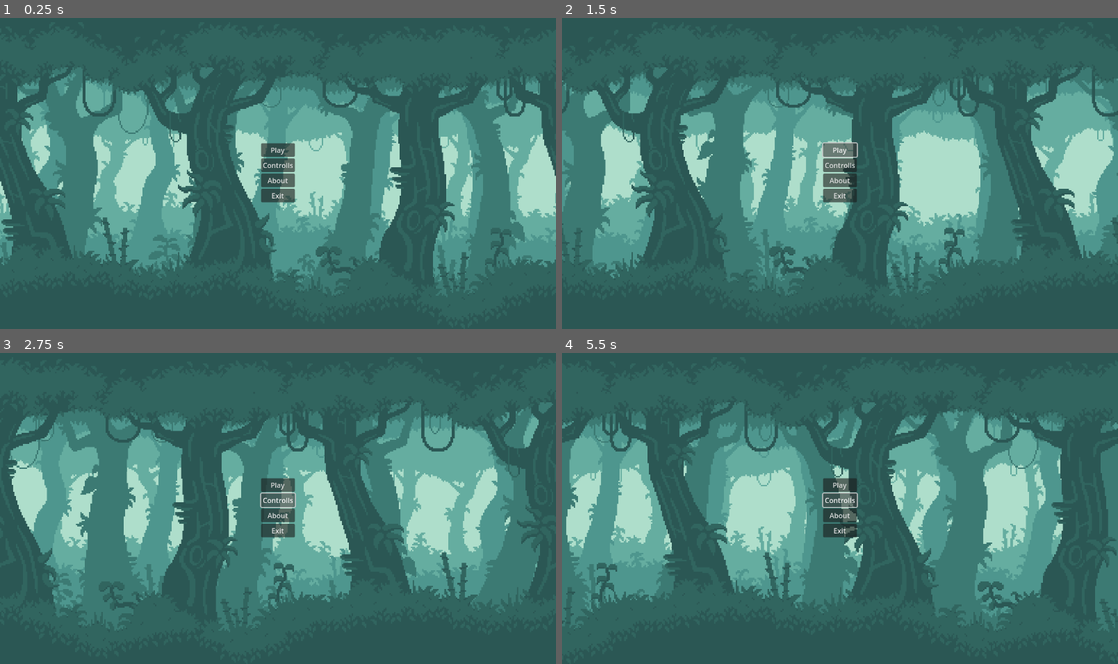
Above: before the commit, frames 1-4 (two rows, left to right).
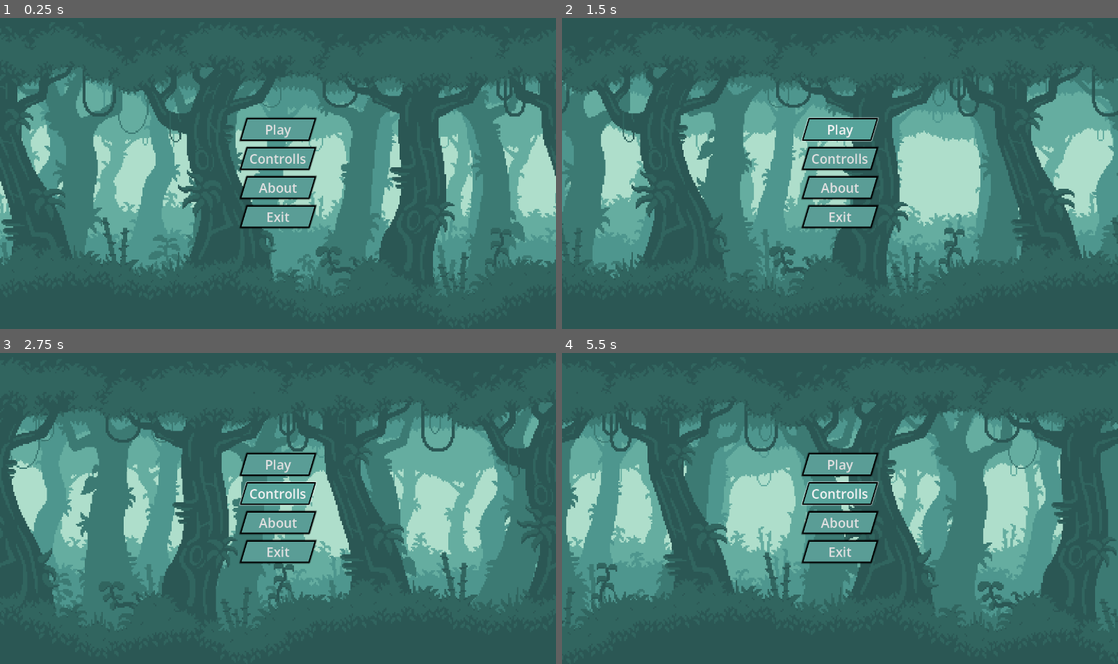
Above: after the commit, the same moments.

Repository: ParmarManthanrajsinh/Godot_4_game_Pookie_Fighters
Game: Godot game, scene res://scene/main_menu.tscn
Two runs of this game, one before a commit and one after it. Both use one fixed random seed, a clock stepped at 60 frames per second and the inputs below.
Inputs:
- Up to frame 1 (0.25 s): no input
- Up to frame 2 (1.5 s): click "Play" at 0.5 s; click "Play" at 1.25 s
- Up to frame 3 (2.75 s): click "Controlls" at 2 s
- Up to frame 4 (5.5 s): click "Controlls" at 2.75 s; click "Play" at 3.5 s; click "Controlls" at 4.25 s

The runs differ from the first frame. In frame 1, 3.1% of the frame differs, in the area x 43-57%, y 31-68%; in frame 2, 3.2%; in frame 3, 3.2%; in frame 4, 3.8%.

Commit message:
added button theme

Diff:
--- /dev/null
+++ b/Themes/button_theme.tres
@@ -0,0 +1,47 @@
+[gd_resource type="Theme" load_steps=5 format=3 uid="uid://c5mk51k51gcl3"]
+
+[sub_resource type="StyleBoxEmpty" id="StyleBoxEmpty_doot8"]
+
+[sub_resource type="StyleBoxFlat" id="StyleBoxFlat_s3l0h"]
+bg_color = Color(0.341176, 0.639216, 0.603922, 1)
+skew = Vector2(0.3, 0)
+border_width_left = 3
+border_width_top = 3
+border_width_right = 3
+border_width_bottom = 3
+border_color = Color(0, 0, 0, 1)
+expand_margin_top = 2.0
+expand_margin_bottom = 2.0
+shadow_color = Color(1, 1, 1, 0.6)
+shadow_size = 3
+
+[sub_resource type="StyleBoxFlat" id="StyleBoxFlat_8c5ar"]
+bg_color = Color(0.352941, 0.615686, 0.588235, 1)
+skew = Vector2(0.3, 0)
+border_width_left = 3
+border_width_top = 3
+border_width_right = 3
+border_width_bottom = 3
+border_color = Color(0, 0, 0, 1)
+expand_margin_top = 2.0
+expand_margin_bottom = 2.0
+shadow_size = 3
+
+[sub_resource type="StyleBoxFlat" id="StyleBoxFlat_fben6"]
+bg_color = Color(0.168627, 0.341176, 0.329412, 1)
+skew = Vector2(0.3, 0)
+border_width_left = 3
+border_width_top = 3
+border_width_right = 3
+border_width_bottom = 3
+border_color = Color(0, 0, 0, 1)
+expand_margin_top = 2.0
+expand_margin_bottom = 2.0
+shadow_size = 3
+
+[resource]
+Button/font_sizes/font_size = 30
+Button/styles/focus = SubResource("StyleBoxEmpty_doot8")
+Button/styles/hover = SubResource("StyleBoxFlat_s3l0h")
+Button/styles/normal = SubResource("StyleBoxFlat_8c5ar")
+Button/styles/pressed = SubResource("StyleBoxFlat_fben6")
--- a/scene/main_menu.tscn
+++ b/scene/main_menu.tscn
@@ -6,6 +6,7 @@
 [ext_resource type="Texture2D" uid="uid://bmslvodpinybx" path="res://Asset/parallax background/plx-3.png" id="3_klq86"]
 [ext_resource type="Texture2D" uid="uid://qq4hkvbsdeqm" path="res://Asset/parallax background/plx-4.png" id="4_x0ra4"]
 [ext_resource type="Texture2D" uid="uid://cugdcqkndv1" path="res://Asset/parallax background/plx-5.png" id="5_rcq4l"]
+[ext_resource type="Theme" uid="uid://c5mk51k51gcl3" path="res://Themes/button_theme.tres" id="7_gw4ph"]
 
 [node name="main_menu" type="Control"]
 layout_mode = 3
@@ -73,23 +74,29 @@
 grow_vertical = 2
 
 [node name="VBoxContainer" type="VBoxContainer" parent="MarginContainer"]
+custom_minimum_size = Vector2(160, 0)
 layout_mode = 2
+theme_override_constants/separation = 19
 
 [node name="Play" type="Button" parent="MarginContainer/VBoxContainer"]
 layout_mode = 2
+theme = ExtResource("7_gw4ph")
 text = "Play"
 
 [node name="Controlls" type="Button" parent="MarginContainer/VBoxContainer"]
 layout_mode = 2
+theme = ExtResource("7_gw4ph")
 text = "Controlls"
 
 [node name="About" type="Button" parent="MarginContainer/VBoxContainer"]
 layout_mode = 2
+theme = ExtResource("7_gw4ph")
 text = "About
 "
 
 [node name="Exit" type="Button" parent="MarginContainer/VBoxContainer"]
 layout_mode = 2
+theme = ExtResource("7_gw4ph")
 text = "Exit
 "
 
Not shown: 1 places in scene/main_menu.tscn that only renumber resources
